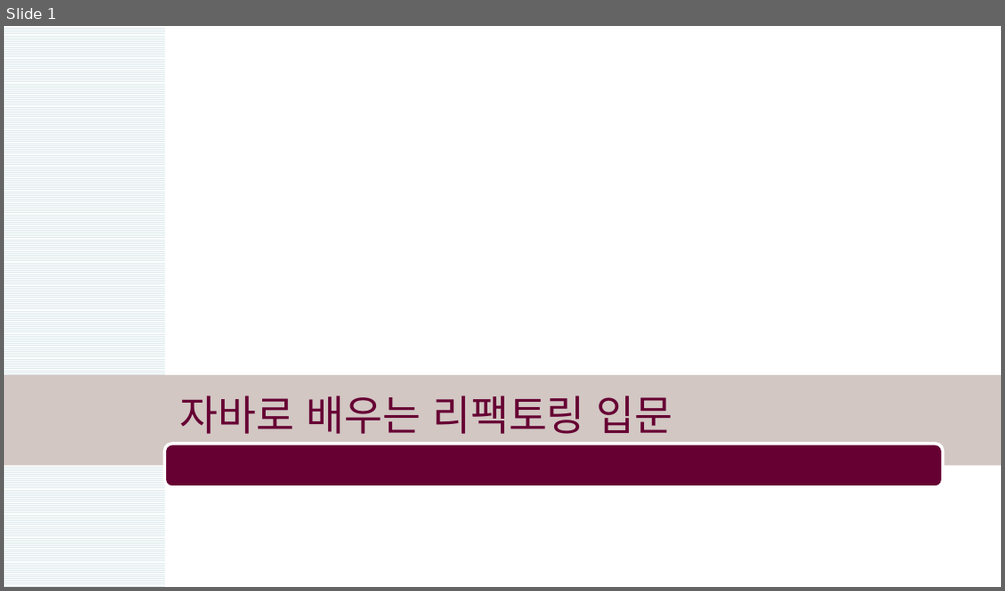
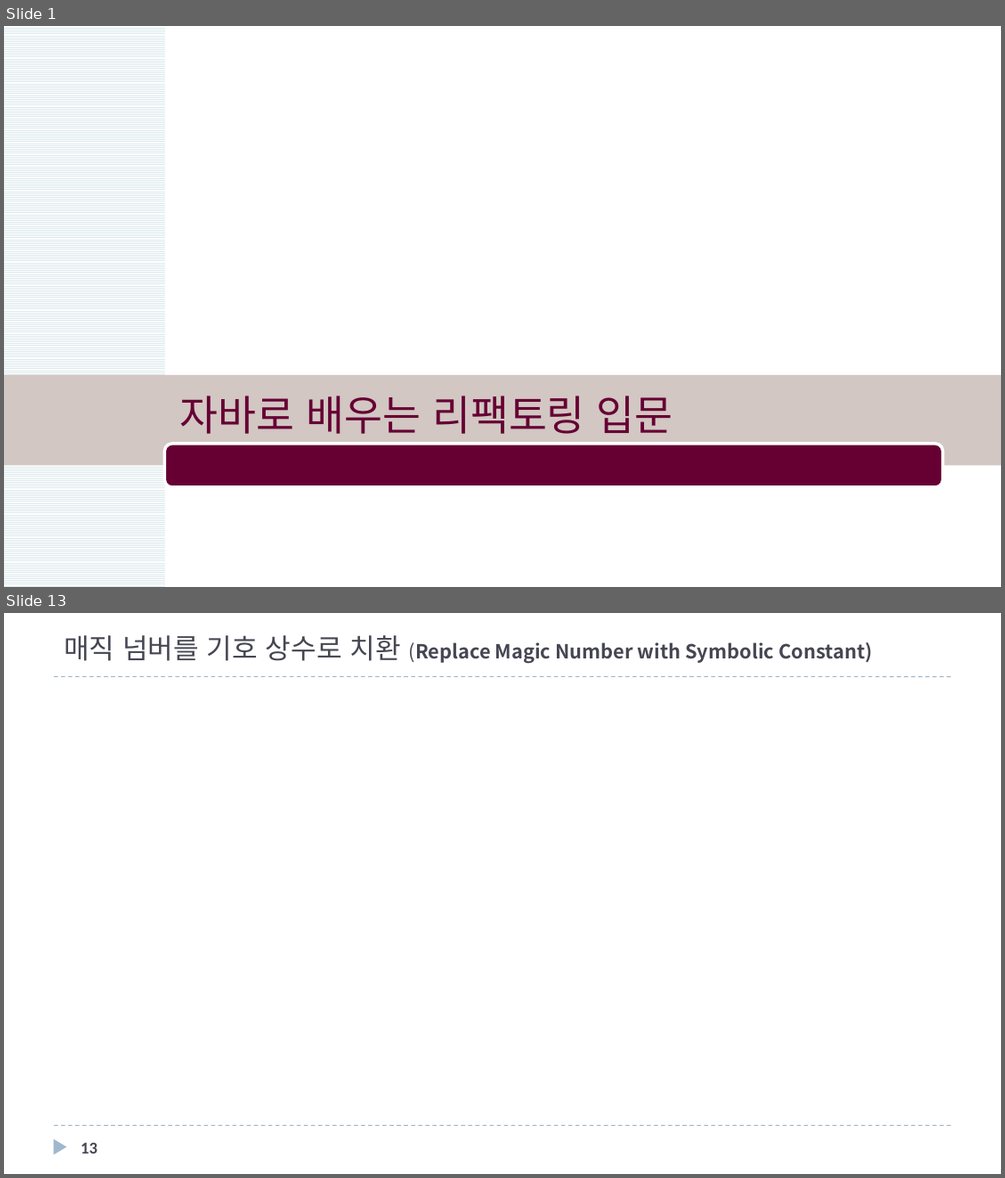
Before and after one commit to mkgungor/refactoring_java, a slide deck: ppt/자바로 배우는 리팩토링 입문.pptx. Shown one above the other, each under a label of ours: slide 1 before the commit, slides 1 and 13 after it; the slides between them are not shown. The pictures are 1005x591 and 1005x1178 pixels, drawn with LibreOffice and Linux fonts; fonts in the diff are those of the drawing; background and template pictures are left out. Boxes give left, top, right and bottom in pixels: in the first picture for what was removed or moved away, otherwise in the second. Text is boxed around its words. In the diff, an @@ line names an element or a change of style, - is before the commit and + after.

```diff
--- a/ppt/자바로 배우는 리팩토링 입문.pptx
+++ b/ppt/자바로 배우는 리팩토링 입문.pptx
@@ slide 13 added at [4,613,1001,1174], background #FFFFFF @@
@@ title added at [64,635,872,664], 14 pt, text #464653, bold @@
+매직 넘버를 기호 상수로 치환 (Replace Magic Number with Symbolic Constant)
@@ line added from (54, 677) to (951, 677), #9FB8CD 0.75 pt dashed @@
@@ triangle added at [53,1139,66,1155], fill #9FB8CD @@
@@ line added from (54, 1126) to (951, 1126), #9FB8CD 0.75 pt dashed @@
@@ page number added at [81,1143,97,1153], 12 pt, text #464653, bold @@
+13
```
Also in this commit, not shown: 1 slide changed, 10 other slides added.
